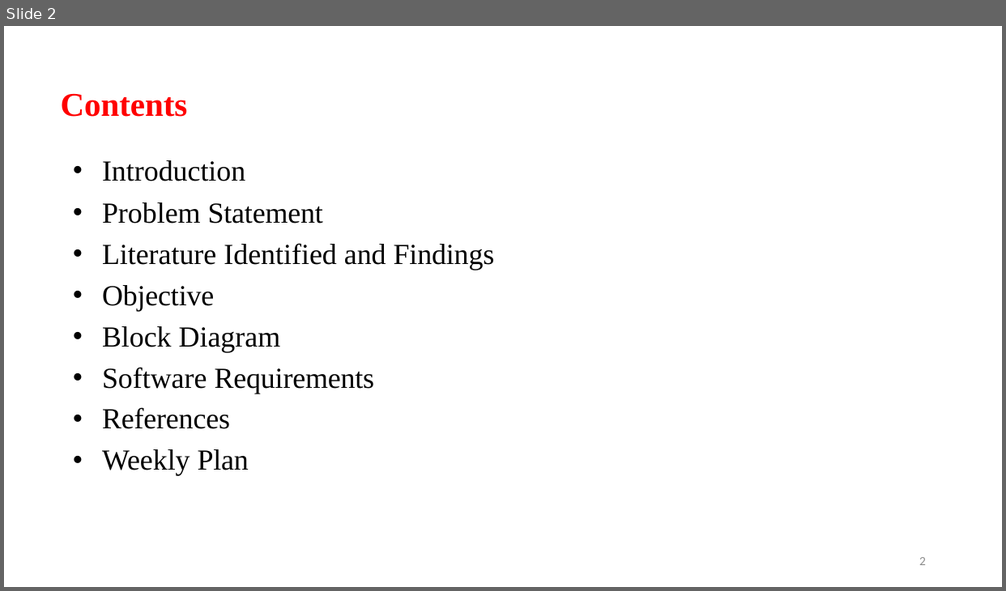
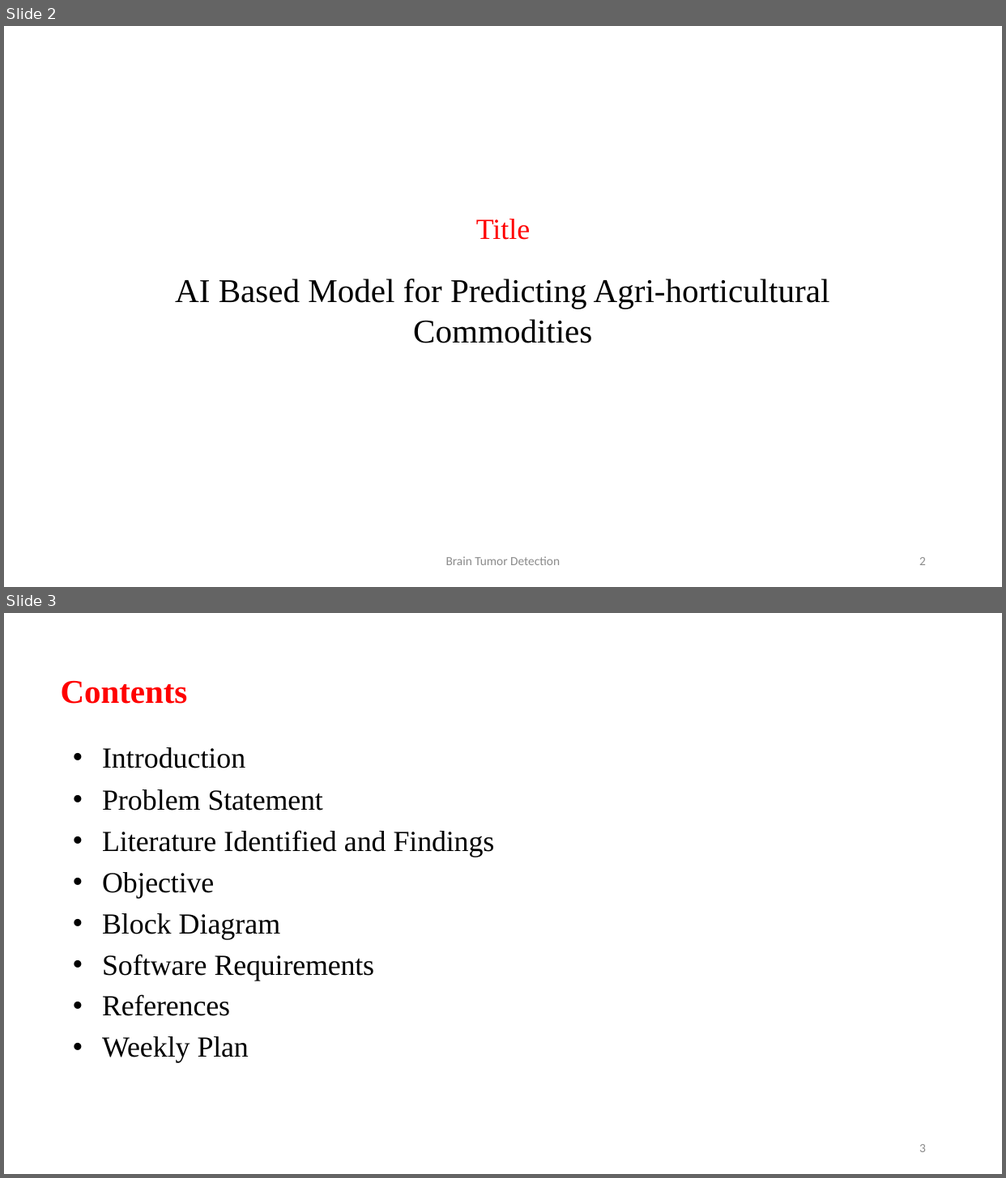
Before and after one commit to Aashif786/Price-Prediction-Model-for-Agricultural-Products, a slide deck: ppts/1.pptx. Shown one above the other, each under a label of ours: slide 2 before the commit, slides 2 and 3 after it. The pictures are 1006x591 and 1006x1178 pixels, drawn with LibreOffice and Linux fonts; fonts in the diff are those of the drawing; background and template pictures are left out. Boxes give left, top, right and bottom in pixels: in the first picture for what was removed or moved away, otherwise in the second. Text is boxed around its words. In the diff, an @@ line names an element or a change of style, - is before the commit and + after.

```diff
--- a/ppts/1.pptx
+++ b/ppts/1.pptx
@@ slide 2 added at bbox=[4, 26, 1002, 587], background picture (left out) @@
@@ text added at bbox=[476, 219, 530, 240], 28 pt, text #FF0000 @@
+Title
@@ text added at bbox=[175, 279, 830, 344], 32 pt, text #000000 @@
+AI Based Model for Predicting Agri-horticultural Commodities
@@ text added at bbox=[446, 557, 560, 565], 12 pt, text #8C8C8C @@
+Brain Tumor Detection
@@ page number added at bbox=[919, 557, 926, 565], 12 pt, text #8C8C8C @@
+2
@@ what was slide 2 is now slide 3 @@
@@ page number at bbox=[919, 1144, 926, 1152]: text changed @@
-2
+3
```
Also in this commit, not shown: 3 slides changed, 1 other slide added.
